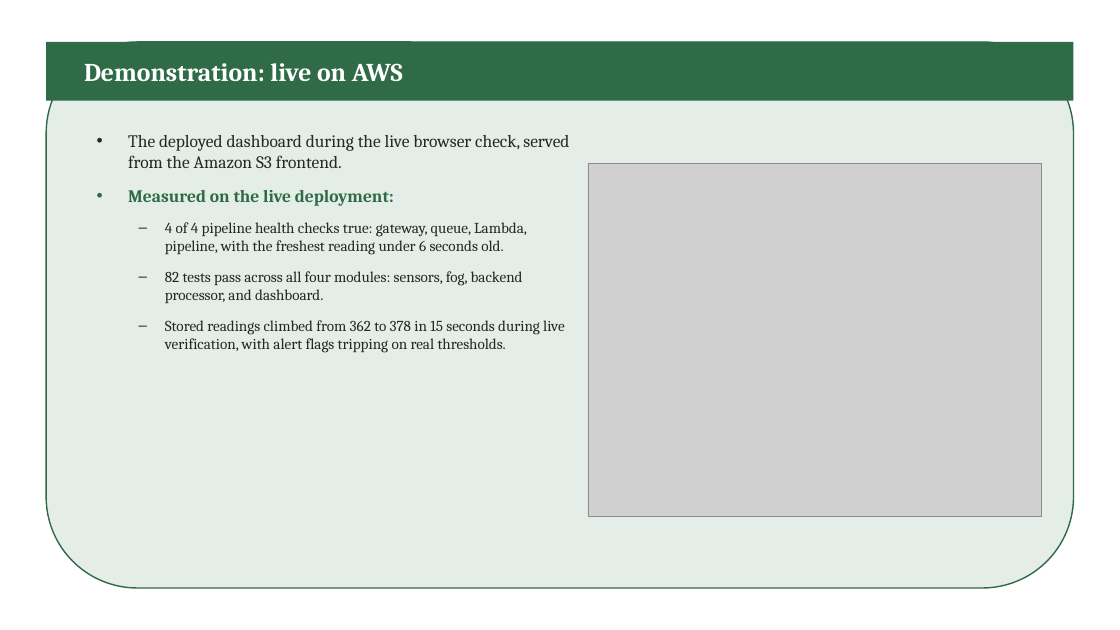
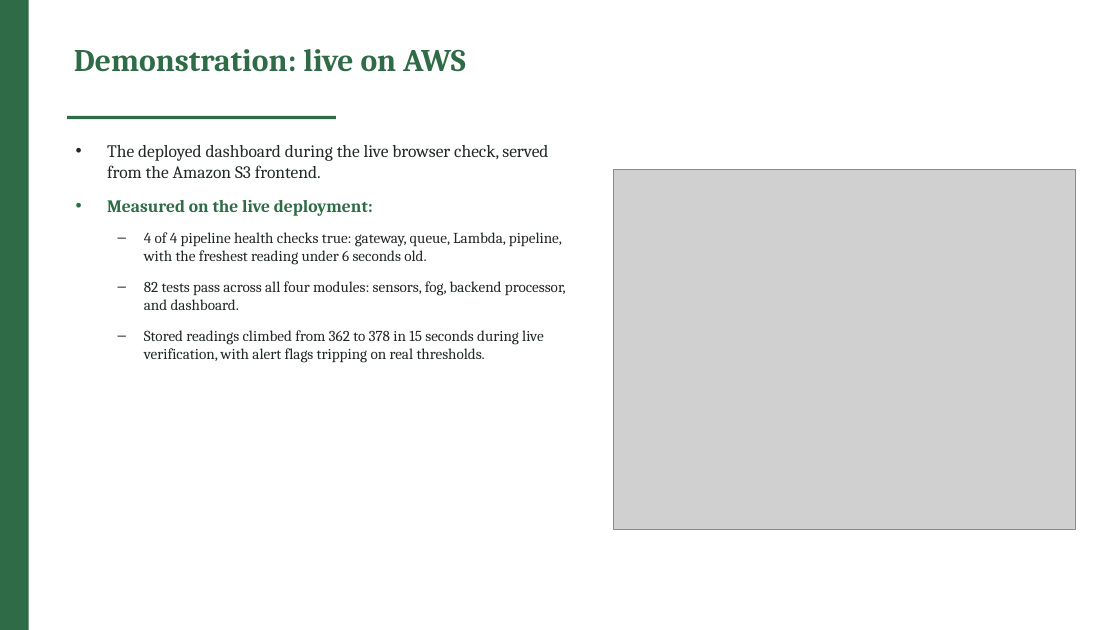
Before and after one commit to valletivarish/FEC_version_2, a slide deck: slide 4 of ppt/X25132377_wildlife-conservation-monitoring.pptx. Drawn at 1120x630 pixels with LibreOffice and Linux fonts; fonts in the diff are those of the drawing; grey boxes stand for pictures. Boxes give left, top, right and bottom in pixels: in the first picture for what was removed or moved away, otherwise in the second. Text is boxed around its words. In the diff, an @@ line names an element or a change of style, - is before the commit and + after.

Commit message:
Give every deployed deck a unique background architecture: add 4 new layouts (lspine, tint, corner, blocktitle); move Vishvaksen->tint, Hrishikesh->lspine, Nemi->blocktitle, Kasireddy->corner so no two of the 12 deployed decks share a content archetype

```diff
--- a/ppt/X25132377_wildlife-conservation-monitoring.pptx
+++ b/ppt/X25132377_wildlife-conservation-monitoring.pptx
@@ rectangle added at (x1=0, y1=0, x2=29, y2=630), fill #2E6B46 @@
@@ rounded rectangle removed at (x1=46, y1=42, x2=1074, y2=588) @@
@@ title "Demonstration: live on AWS" moved from (x1=84, y1=63, x2=403, y2=81) to (x1=74, y1=49, x2=466, y2=72) @@
@@ title "Demonstration: live on AWS" at (x1=74, y1=49, x2=466, y2=72): size 22 to 27 pt, text colour #FFFFFF to #2E6B46; vertical alignment middle to top @@
@@ rectangle resized from (x1=46, y1=42, x2=1074, y2=101) to (x1=67, y1=116, x2=336, y2=119) @@
@@ text "The deployed dashboard during the ..." rewrapped from (x1=128, y1=135, x2=569, y2=353) to (x1=107, y1=145, x2=566, y2=363) @@
@@ picture resized from (x1=588, y1=164, x2=1042, y2=517) to (x1=613, y1=170, x2=1075, y2=529) @@
```
Also in this commit, not shown: 4 other slides changed, 24 other files.
